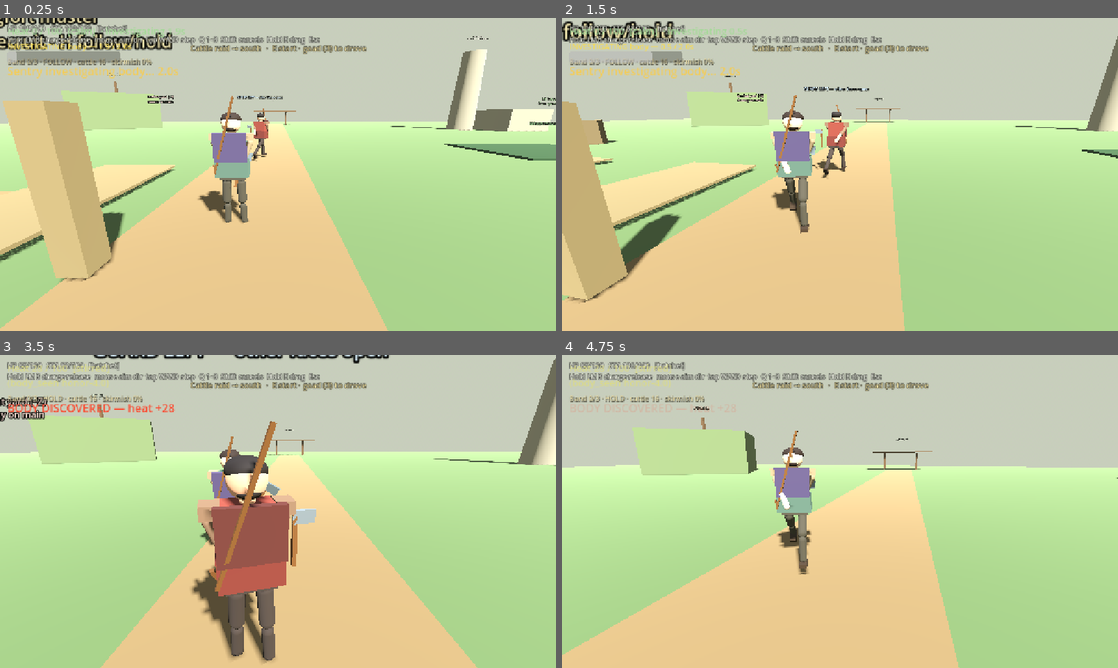
Above: before the commit, frames 1-4 (two rows, left to right).
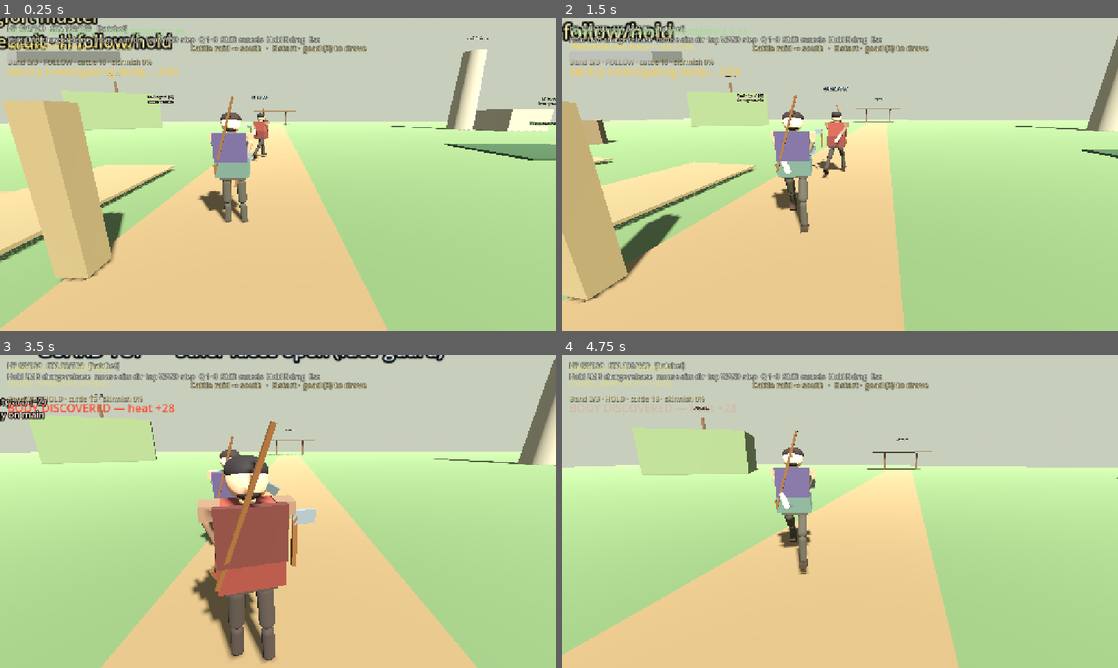
Above: after the commit, the same moments.

Repository: fortins4/devPlayground
Game: Godot game, scene res://scenes/main/main.tscn
Two runs of this game, one before a commit and one after it. Both use one fixed random seed, a clock stepped at 60 frames per second and the inputs below.
Inputs (mouse positions are in pixels of both pictures, inside the frame that each line leads up to):
- Up to frame 1 (0.25 s): no input
- Up to frame 2 (1.5 s): tap Enter at 0.5 s; move the mouse to (867, 174) at 0.52 s; hold Right mouse button (attack_heavy) 0.53-1.28 s; hold W (move_forward) from 0.53 s (still down); click (867, 174) at 0.67 s; tap Space (jump) at 0.77 s; move the mouse to (812, 174) at 1.27 s; click (812, 174) at 1.35 s
- Up to frame 3 (3.5 s): keep holding W (move_forward); tap Space (jump) at 1.52, 3.02 s; move the mouse to (289, 505) at 2.02 s; hold H (band_toggle) 2.03-2.78 s; move the mouse to (272, 517) at 2.77 s; tap Ctrl (crouch) at 2.85 s; click (272, 517) at 2.92 s
- Up to frame 4 (4.75 s): keep holding W (move_forward); move the mouse to (878, 514) at 3.52 s; hold Q (cycle_weapon) 3.53-4.28 s; tap Space (jump) at 3.77, 4.52 s; move the mouse to (795, 508) at 4.27 s; tap E (interact) at 4.35 s

The runs differ from the first frame. In frame 1, less than 0.1% of the frame differs, in the area x 42-51%, y 24-26%; in frame 2, 0.1%; in frame 3, 0.9%, in the area x 6-80%, y 0-3%; in frame 4, nothing differs.

Commit message:
systems: sparring foe face-guard defaults API (BlockPostureTable)
Add get/apply_sparring_foe_guard_defaults so Godot can outfit the dummy
with BlockPostureTable soak/posture numbers and enable_face_guard without
hardcoding. Wire dummy_fighter to that API; leave enable_block stubs
intact. Document Godot call path; F8 remains the posture dump key.

Diff:
--- a/scripts/characters/npcs/dummy_fighter.gd
+++ b/scripts/characters/npcs/dummy_fighter.gd
@@ -1,5 +1,7 @@
 extends CharacterBody3D
-## Sparring foe: switches which face (top/left/right) they block; other faces open.
+## Sparring foe: switches which face (top/left/right) they guard; other faces open.
+## Uses Systems face-guard / BlockPostureTable via CombatSystem.apply_sparring_foe_guard_defaults().
+## enable_block stubs remain on CombatSystem for older path — face-guard is proper when enabled.
 
 const CorpseSpawnerScript := preload("res://systems/stealth/corpse_spawner.gd")
 
@@ -49,8 +51,11 @@
 		combat.team = 1
 		combat.starting_weapon = CombatSystem.Weapon.HATCHET
 		combat.set_weapon(CombatSystem.Weapon.HATCHET)
-		combat.enable_block = true  # Directional face-block sparring
+		# Systems API: enable face-guard + BlockPostureTable soak/posture numbers.
+		# Do not hardcode posture/mitigation here — see systems/combat/README.md.
+		combat.apply_sparring_foe_guard_defaults()
 		_set_guard_face(CombatSystem.StrikeDirection.TOP)
+		_guard_switch_left = GUARD_SWITCH_SECS
 		combat.died.connect(_on_died)
 		combat.damage_taken.connect(_on_damage_taken)
 		combat.attack_performed.connect(_on_attack_performed)
@@ -98,7 +103,8 @@
 		var turn_rate := 8.0 if _state == State.TELEGRAPH else 6.0
 		rotation.y = lerp_angle(rotation.y, target_yaw, turn_rate * delta)
 
-	# Hold block on current guarded face; cycle face on a readable timer.
+	# Hold face-guard on current face; cycle on a readable timer.
+	# set_blocking kept for older enable_block path (no-op unless that flag is on).
 	if combat and not combat.is_dead:
 		var can_block := (
 			_state != State.TELEGRAPH
@@ -114,6 +120,14 @@
 				_guard_idx = (_guard_idx + 1) % _guard_faces.size()
 				_set_guard_face(_guard_faces[_guard_idx])
 				_guard_switch_left = GUARD_SWITCH_SECS
+			elif combat.enable_face_guard and combat.guard_face == &"open":
+				# Re-raise held face after open windows (telegraph/recover/stagger).
+				_set_guard_face(_guard_faces[_guard_idx])
+		elif combat.enable_face_guard:
+			# Face-guard path: drop to open when not holding (unlike enable_block is_blocking).
+			combat.set_face_guard(&"open")
+			if _guard_hint:
+				_guard_hint.text = "GUARD OPEN — not holding"
 
 	_state_time += delta
 	match _state:
@@ -335,6 +349,7 @@
 
 
 func _set_guard_face(direction: CombatSystem.StrikeDirection) -> void:
+	# set_guard_direction syncs StrikeDirection + BlockPostureTable face StringName.
 	if combat:
 		combat.set_guard_direction(direction)
 	var name := "TOP"
@@ -346,4 +361,4 @@
 		_:
 			name = "TOP"
 	if _guard_hint:
-		_guard_hint.text = "GUARD %s — other faces open" % name
+		_guard_hint.text = "GUARD %s — other faces open (face-guard)" % name
--- a/systems/combat/block_posture_table.gd
+++ b/systems/combat/block_posture_table.gd
@@ -182,6 +182,93 @@
 	if chip <= 0.0:
 		return 0
 	return int(floor(MAX_POSTURE / chip))
+
+
+## Sparring foe starting face when outfit (not DEFAULT_FACE/open — dummy opens TOP).
+const SPARRING_FOE_STARTING_FACE: StringName = &"top"
+
+## Dict of soak / posture numbers + flags Godot needs to outfit a sparring dummy.
+## Numbers come from this table — do not hardcode in foe scripts.
+static func get_sparring_foe_posture_defaults() -> Dictionary:
+	var faces_out: Dictionary = {}
+	for f in FACES:
+		faces_out[String(f)] = face_entry(f)
+	return {
+		"enable_face_guard": true,
+		## Older enable_block path stays available but is NOT the sparring default.
+		"enable_block": false,
+		"max_posture": MAX_POSTURE,
+		"regen_per_sec": REGEN_PER_SEC,
+		"break_stun_sec": BREAK_STUN_SEC,
+		"starting_face": SPARRING_FOE_STARTING_FACE,
+		"default_face": DEFAULT_FACE,
+		"faces": faces_out,
+		"top_absorbs_to_break": top_absorbs_to_break(),
+		"regen_empty_to_full_sec": regen_empty_to_full_sec(),
+		"notes": (
+			"Call BlockPostureTable.apply_sparring_foe_guard_defaults(combat) "
+			+ "or CombatSystem.apply_sparring_foe_guard_defaults() to outfit. "
+			+ "Face-guard is the proper path when enable_face_guard; "
+			+ "enable_block stubs remain for older frontal/directional block."
+		),
+	}
+
+
+## Outfit a CombatSystem (or a CharacterBody3D that owns one) with sparring
+## face-guard defaults from this table. Returns the defaults dict applied.
+## Does not touch AI / feel — Godot owns face-switch timing and telegraph.
+## Prefer CombatSystem.apply_sparring_foe_guard_defaults() when you already
+## hold the combat node (typed StrikeDirection sync).
+static func apply_sparring_foe_guard_defaults(node: Object) -> Dictionary:
+	var defaults := get_sparring_foe_posture_defaults()
+	var combat: Object = _resolve_combat_system(node)
+	if combat == null:
+		push_warning(
+			"BlockPostureTable.apply_sparring_foe_guard_defaults: no CombatSystem on %s"
+			% str(node)
+		)
+		return defaults
+	# Prefer typed CombatSystem path when available.
+	if combat.has_method("_apply_sparring_foe_guard_defaults_internal"):
+		return combat.call("_apply_sparring_foe_guard_defaults_internal", defaults)
+	# Duck-typed fallback (tests / remote).
+	combat.set("enable_face_guard", true)
+	# Leave enable_block unchanged (stubs intact). Face-guard path wins in apply_damage.
+	combat.set("posture", MAX_POSTURE)
+	combat.set("posture_break_left", 0.0)
+	var start: StringName = SPARRING_FOE_STARTING_FACE
+	if combat.has_method("set_face_guard"):
+		combat.call("set_face_guard", start)
+	else:
+		combat.set("guard_face", normalize_face(start))
+	defaults["applied_to"] = _node_path_str(combat)
+	defaults["guard_face"] = String(combat.get("guard_face"))
+	defaults["posture"] = float(combat.get("posture"))
+	defaults["enable_face_guard"] = bool(combat.get("enable_face_guard"))
+	return defaults
+
+
+static func _node_path_str(obj: Object) -> String:
+	if obj is Node:
+		return str((obj as Node).get_path())
+	return str(obj)
+
+
+static func _resolve_combat_system(node: Object) -> Object:
+	if node == null:
+		return null
+	# Direct CombatSystem (duck-type: enable_face_guard + posture).
+	if ("enable_face_guard" in node) and ("posture" in node):
+		return node
+	if node is Node:
+		var n := node as Node
+		var child: Node = n.get_node_or_null("CombatSystem")
+		if child != null and ("enable_face_guard" in child) and ("posture" in child):
+			return child
+		for c in n.get_children():
+			if ("enable_face_guard" in c) and ("posture" in c):
+				return c
+	return null
 
 
 static func to_debug_dict(current_posture: float = -1.0, guard_face: StringName = &"") -> Dictionary:
--- a/systems/combat/combat_system.gd
+++ b/systems/combat/combat_system.gd
@@ -509,6 +509,49 @@
 	set_face_guard(DIRECTION_NAMES.get(direction, &"top"))
 
 
+## Godot API: outfit this CombatSystem as a sparring foe using BlockPostureTable
+## soak/posture numbers. Enables face-guard (proper path). Leaves enable_block
+## stubs intact — do not hardcode posture/mitigation in foe scripts.
+func apply_sparring_foe_guard_defaults() -> Dictionary:
+	return _apply_sparring_foe_guard_defaults_internal(
+		BlockPostureTable.get_sparring_foe_posture_defaults()
+	)
+
+
+func _apply_sparring_foe_guard_defaults_internal(defaults: Dictionary) -> Dictionary:
+	enable_face_guard = true
+	# enable_block intentionally untouched (older frontal/directional path).
+	posture = BlockPostureTable.MAX_POSTURE
+	posture_break_left = 0.0
+	_last_guard_resolve = {}
+	var start: StringName = BlockPostureTable.SPARRING_FOE_STARTING_FACE
+	# Sync StringName face + StrikeDirection enum (dummy cycles TOP/LEFT/RIGHT).
+	match start:
+		&"left":
+			set_guard_direction(StrikeDirection.LEFT)
+		&"right":
+			set_guard_direction(StrikeDirection.RIGHT)
+		_:
+			set_guard_direction(StrikeDirection.TOP)
+	var out := defaults.duplicate(true)
+	out["applied_to"] = str(get_path()) if is_inside_tree() else name
+	out["guard_face"] = String(guard_face)
+	out["posture"] = posture
+	out["enable_face_guard"] = enable_face_guard
+	out["enable_block"] = enable_block
+	return out
+
+
+## Static/dict form — same numbers without requiring a live CombatSystem.
+static func get_sparring_foe_posture_defaults() -> Dictionary:
+	return BlockPostureTable.get_sparring_foe_posture_defaults()
+
+
+## Outfit a CombatSystem or a body that owns one (CharacterBody3D + child).
+static func apply_sparring_foe_guard_defaults_to(node: Object) -> Dictionary:
+	return BlockPostureTable.apply_sparring_foe_guard_defaults(node)
+
+
 func guard_direction_name() -> StringName:
 	return DIRECTION_NAMES.get(guard_direction, &"top")
 
@@ -1076,6 +1119,15 @@
 	print(get_hatchet_attack_table_debug_text())
 
 
+
+## Resolve CharacterHealth autoload without a bare global (keeps -s smokes / check-only compiling).
+func _session_character_health() -> Node:
+	var tree := Engine.get_main_loop() as SceneTree
+	if tree == null or tree.root == null:
+		return null
+	return tree.root.get_node_or_null("CharacterHealth")
+
+
 func get_combat_tags_debug_text() -> String:
 	return CombatTags.get_debug_text(
 		_last_hit_tags, _last_hit_tags_weapon, _last_attack_direction, _last_attack_tier
@@ -1085,17 +1137,18 @@
 func dump_combat_tags() -> void:
 	## Cheap F5 probe — print CombatTags catalog + last applied hit tags.
 	print(get_combat_tags_debug_text())
-	if CharacterHealth:
+	var ch := _session_character_health()
+	if ch:
 		var names: PackedStringArray = PackedStringArray()
-		for tag in CharacterHealth.get_wound_tags():
+		for tag in ch.get_wound_tags():
 			names.append(String(tag))
 		print(
 			"CharacterHealth tags: wounds=[%s] last_wound=%s stagger=%s (%.2fs / int=%d)" % [
 				", ".join(names),
-				String(CharacterHealth.last_wound_tag),
-				String(CharacterHealth.last_stagger_tag),
-				CharacterHealth.last_stagger_duration_sec,
-				CharacterHealth.last_stagger_interrupt,
+				String(ch.last_wound_tag),
+				String(ch.last_stagger_tag),
+				ch.last_stagger_duration_sec,
+				ch.last_stagger_interrupt,
 			]
 		)
 
@@ -1165,15 +1218,16 @@
 	if tags.is_empty():
 		return
 	var target_is_player := _combat_owner_is_player(target)
+	var ch := _session_character_health() if target_is_player else null
 	for tag in tags:
 		if CombatTags.is_stagger(tag):
 			target.apply_stagger_tag(tag)
-			if target_is_player and CharacterHealth:
-				CharacterHealth.apply_stagger_tag(tag)
+			if ch:
+				ch.apply_stagger_tag(tag)
 		elif CombatTags.is_wound(tag):
 			# Soft wound counter is session-level (player). NPCs skip integer wounds.
-			if target_is_player and CharacterHealth:
-				CharacterHealth.apply_wound_tag(tag)
+			if ch:
+				ch.apply_wound_tag(tag)
 
 
 func _combat_owner_is_player(combat: CombatSystem) -> bool:
--- /dev/null
+++ b/tools/smoke_face_guard_foe_defaults.gd
@@ -0,0 +1,120 @@
+extends SceneTree
+## Smoke: sparring foe defaults API enables face-guard + BlockPostureTable soak.
+
+const BlockPostureTableScript := preload("res://systems/combat/block_posture_table.gd")
+
+
+func _initialize() -> void:
+	_run()
+
+
+func _run() -> void:
+	var defaults: Dictionary = BlockPostureTableScript.get_sparring_foe_posture_defaults()
+	if not bool(defaults.get("enable_face_guard", false)):
+		push_error("SMOKE_FAIL defaults.enable_face_guard expected true")
+		quit(1)
+		return
+	if float(defaults.get("max_posture", 0.0)) != 100.0:
+		push_error("SMOKE_FAIL max_posture expected 100")
+		quit(1)
+		return
+	if float(defaults.get("regen_per_sec", 0.0)) != 12.0:
+		push_error("SMOKE_FAIL regen_per_sec expected 12")
+		quit(1)
+		return
+	if float(defaults.get("break_stun_sec", 0.0)) < 0.69:
+		push_error("SMOKE_FAIL break_stun_sec expected ~0.70")
+		quit(1)
+		return
+	if String(defaults.get("starting_face", &"")) != "top":
+		push_error("SMOKE_FAIL starting_face expected top")
+		quit(1)
+		return
+	print("SMOKE defaults_ok max=", defaults["max_posture"], " regen=", defaults["regen_per_sec"])
+
+	var combat_script := load("res://systems/combat/combat_system.gd") as Script
+	if combat_script == null:
+		push_error("SMOKE_FAIL missing combat_system")
+		quit(1)
+		return
+
+	var body := CharacterBody3D.new()
+	body.name = "SparringDummy"
+	root.add_child(body)
+	var def = combat_script.new()
+	def.name = "CombatSystem"
+	def.team = 1
+	def.enable_hit_feedback = false
+	body.add_child(def)
+
+	await process_frame
+
+	if def.enable_face_guard:
+		push_error("SMOKE_FAIL face_guard should start false before apply")
+		quit(1)
+		return
+
+	var applied: Dictionary = def.apply_sparring_foe_guard_defaults()
+	if not def.enable_face_guard:
+		push_error("SMOKE_FAIL apply did not enable_face_guard")
+		quit(1)
+		return
+	if def.enable_block:
+		push_error("SMOKE_FAIL apply should leave enable_block false")
+		quit(1)
+		return
+	if float(def.posture) < 99.0:
+		push_error("SMOKE_FAIL posture not reset to max")
+		quit(1)
+		return
+	if def.guard_face != &"top":
+		push_error("SMOKE_FAIL starting face expected top, got %s" % String(def.guard_face))
+		quit(1)
+		return
+	print("SMOKE apply_ok face=", def.guard_face, " posture=", def.posture, " applied=", applied.get("applied_to", ""))
+
+	# Via BlockPostureTable on body (resolve child CombatSystem).
+	def.enable_face_guard = false
+	def.posture = 10.0
+	def.set_face_guard(&"open")
+	var via_body: Dictionary = BlockPostureTableScript.apply_sparring_foe_guard_defaults(body)
+	if not def.enable_face_guard or def.guard_face != &"top" or float(def.posture) < 99.0:
+		push_error("SMOKE_FAIL body apply failed face=%s posture=%s enable=%s" % [
+			String(def.guard_face), str(def.posture), str(def.enable_face_guard)
+		])
+		quit(1)
+		return
+	print("SMOKE body_apply_ok applied_to=", via_body.get("applied_to", ""))
+
+	# Matched face mitigates via table (not enable_block 0.85 stub).
+	def.health = 100.0
+	def.set_guard_direction(0)  # StrikeDirection.TOP
+	var dealt_match: float = def.apply_damage(20.0, null, true, 0)
+	# top mitigation 0.60 → remaining 8.0
+	if dealt_match < 7.5 or dealt_match > 8.5:
+		push_error("SMOKE_FAIL matched top expected ~8 remaining, got %.2f" % dealt_match)
+		quit(1)
+		return
+	if float(def.posture) > 100.0 - 20.0:
+		push_error("SMOKE_FAIL posture chip expected (~78), got %.1f" % float(def.posture))
+		quit(1)
+		return
+	print("SMOKE match_mitigate dealt=", dealt_match, " posture=", def.posture)
+
+	def.health = 100.0
+	var posture_before: float = float(def.posture)
+	def.set_guard_direction(0)
+	var dealt_miss: float = def.apply_damage(20.0, null, true, 1)  # LEFT vs TOP guard
+	# mismatch → full * wrong_face flank 1.20 = 24
+	if dealt_miss < 23.0 or dealt_miss > 25.0:
+		push_error("SMOKE_FAIL mismatch expected ~24 (flank), got %.2f" % dealt_miss)
+		quit(1)
+		return
+	if absf(float(def.posture) - posture_before) > 0.01:
+		push_error("SMOKE_FAIL mismatch should not chip posture")
+		quit(1)
+		return
+	print("SMOKE mismatch_flank dealt=", dealt_miss)
+
+	print("SMOKE_OK face_guard_foe_defaults")
+	quit(0)
Not shown, changed: systems/combat/README.md
